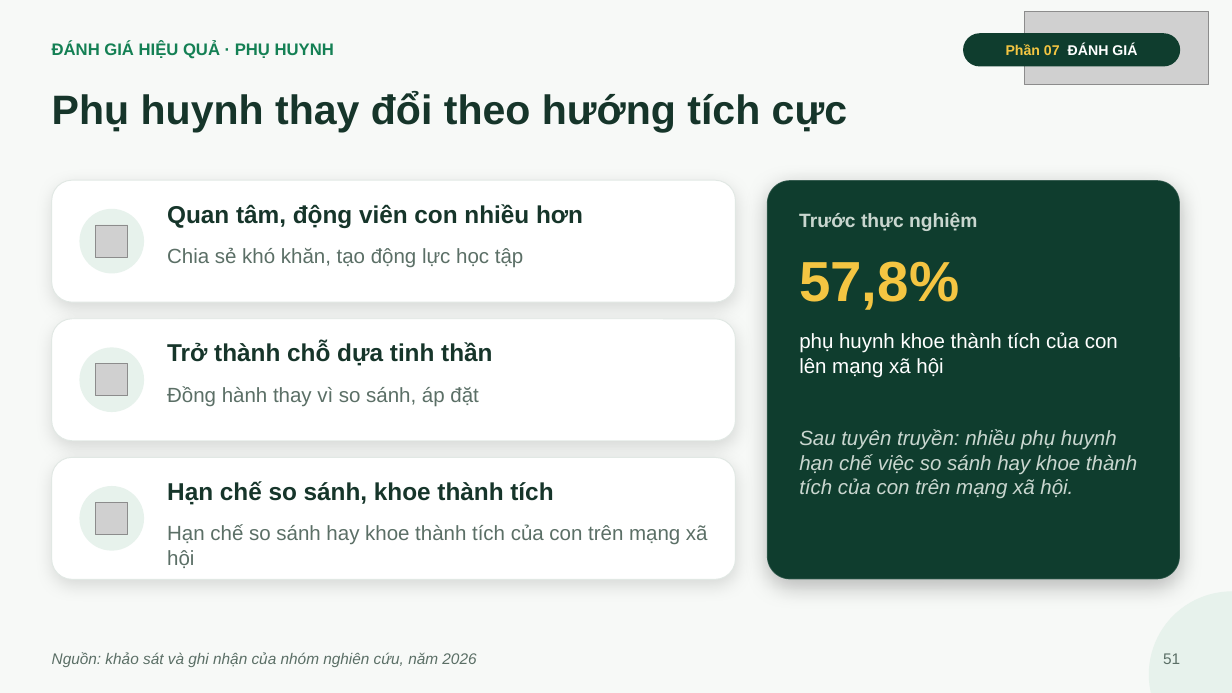
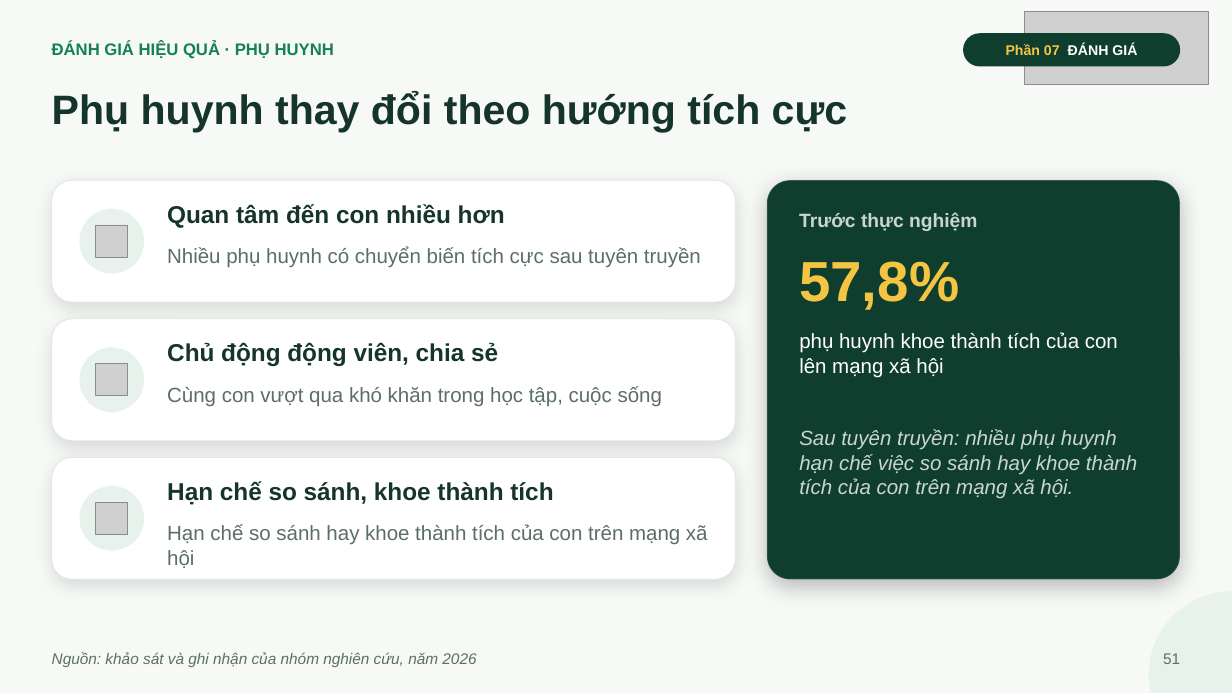
Before and after one commit to ngohuonglan2003-lab/Ppt-canva-ap-luc-dong-trang-lua, a slide deck: slide 51 of slide/Ap-luc-dong-trang-lua.pptx. Drawn at 1232x693 pixels with LibreOffice and Linux fonts; fonts in the diff are those of the drawing; grey boxes stand for pictures. Boxes give left, top, right and bottom in pixels: in the first picture for what was removed or moved away, otherwise in the second. Text is boxed around its words. In the diff, an @@ line names an element or a change of style, - is before the commit and + after.

```diff
--- a/slide/Ap-luc-dong-trang-lua.pptx
+++ b/slide/Ap-luc-dong-trang-lua.pptx
@@ text at [167,204,505,228]: text changed @@
-Quan tâm, động viên con nhiều hơn
+Quan tâm đến con nhiều hơn
@@ text at [167,247,701,268]: text changed @@
-Chia sẻ khó khăn, tạo động lực học tập
+Nhiều phụ huynh có chuyển biến tích cực sau tuyên truyền
@@ text at [167,342,498,366]: text changed @@
-Trở thành chỗ dựa tinh thần
+Chủ động động viên, chia sẻ
@@ text at [167,386,662,407]: text changed @@
-Đồng hành thay vì so sánh, áp đặt
+Cùng con vượt qua khó khăn trong học tập, cuộc sống
```
Also in this commit, not shown: 12 other slides changed, 4 other files.
